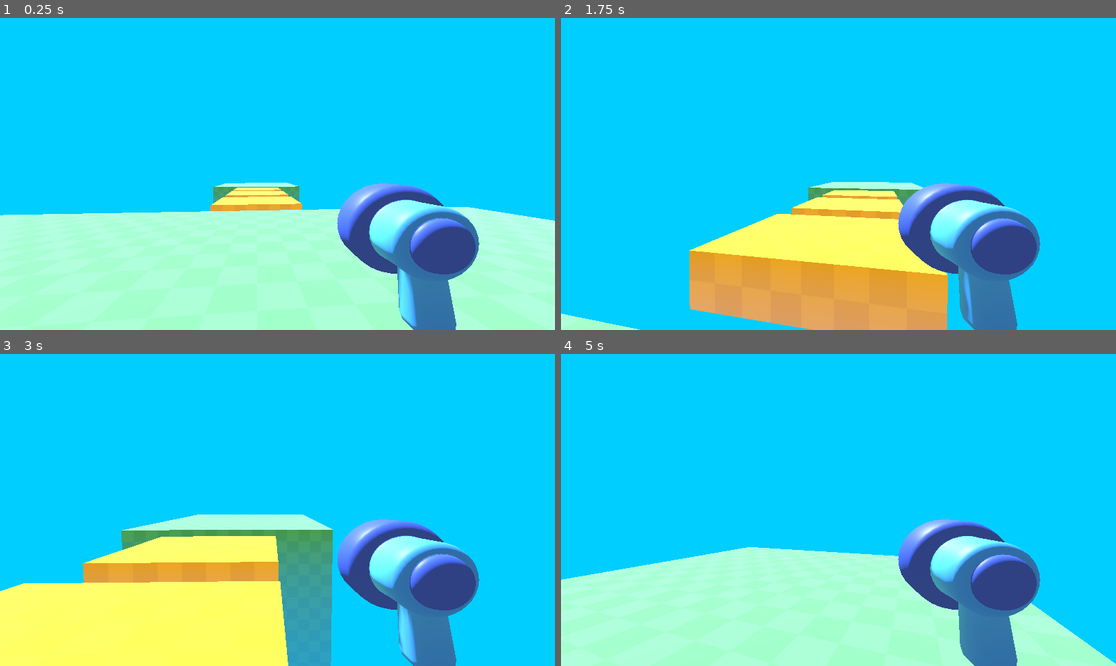
Above: before the commit, frames 1-4 (two rows, left to right).
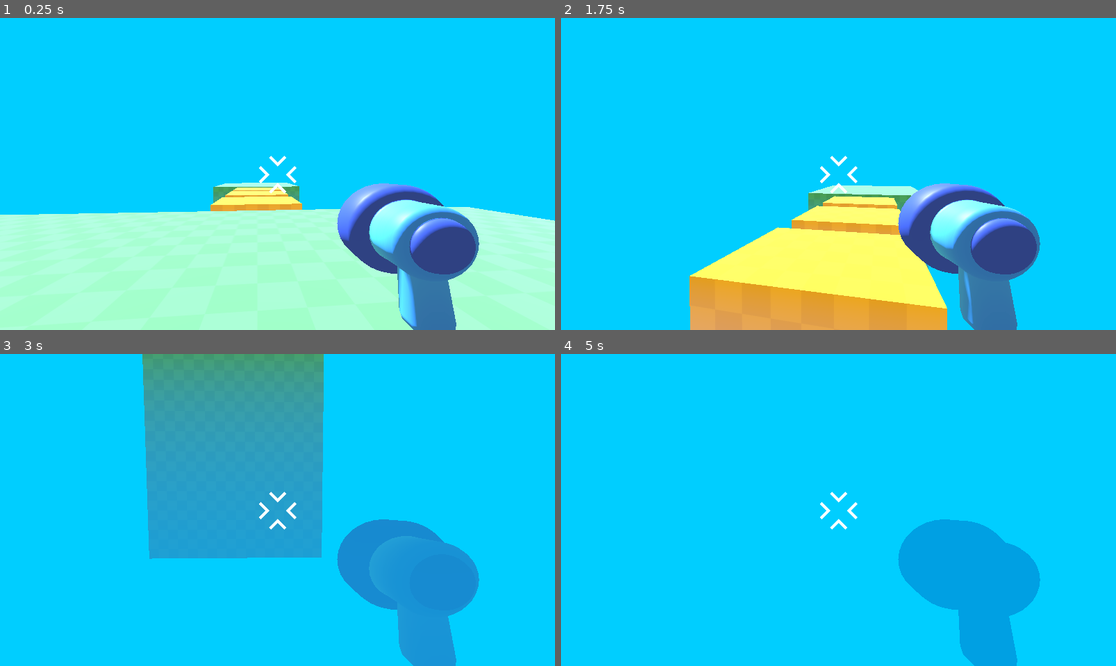
Above: after the commit, the same moments.

Repository: joao-enrique/fps-game
Game: Godot game, scene res://level/temporary_level.tscn
Two runs of this game, one before a commit and one after it. Both use one fixed random seed, a clock stepped at 60 frames per second and the inputs below. The project has no main scene, so this scene is started directly.
Inputs (mouse positions are in pixels of both pictures, inside the frame that each line leads up to):
- Up to frame 1 (0.25 s): no input
- Up to frame 2 (1.75 s): tap Enter at 0.5 s; move the mouse to (866, 174) at 0.52 s; hold Up (ui_up) from 0.53 s (still down); tap Space (jump, bound only after the commit) at 0.6, 0.77, 1.07, 1.35, 1.52 s; move the mouse to (810, 174) at 1.27 s
- Up to frame 3 (3 s): keep holding Up (ui_up); tap Space (jump, bound only after the commit) at 1.82, 2.1, 2.85 s; move the mouse to (288, 503) at 2.02 s; move the mouse to (271, 516) at 2.77 s
- Up to frame 4 (5 s): keep holding Up (ui_up); tap Space (jump, bound only after the commit) at 3.02, 3.32, 3.6, 3.77, 4.07, 4.35, 4.52, 4.82 s; move the mouse to (877, 513) at 3.52 s; move the mouse to (794, 506) at 4.27 s

The runs differ from the first frame. In frame 1, 0.2% of the frame differs, in the area x 0-100%, y 44-66%; in frame 2, 13%; in frame 3, 48%, in the area x 0-87%, y 0-100%; in frame 4, 33%.

Commit message:
💾Feat: add Jump and aim in player

Diff:
--- a/player/player.tscn
+++ b/player/player.tscn
@@ -1,7 +1,8 @@
-[gd_scene load_steps=5 format=3 uid="uid://cj32i2643s1hn"]
+[gd_scene load_steps=6 format=3 uid="uid://cj32i2643s1hn"]
 
 [ext_resource type="Script" path="res://scripts/player.gd" id="1_iskx4"]
 [ext_resource type="PackedScene" uid="uid://chjrhhjvxun3r" path="res://player/simple_gun/gun_model.glb" id="1_qmmhr"]
+[ext_resource type="Texture2D" uid="uid://cuyh8hew637ju" path="res://player/reticle.png" id="3_jgoks"]
 
 [sub_resource type="CapsuleShape3D" id="CapsuleShape3D_ut1j1"]
 
@@ -23,3 +24,18 @@
 [node name="MeshInstance3D" type="MeshInstance3D" parent="."]
 transform = Transform3D(1, 0, 0, 0, 1, 0, 0, 0, 1, 0, 1, 0)
 mesh = SubResource("CapsuleMesh_4gjnb")
+
+[node name="Reticle" type="TextureRect" parent="."]
+anchors_preset = 8
+anchor_left = 0.5
+anchor_top = 0.5
+anchor_right = 0.5
+anchor_bottom = 0.5
+offset_left = -42.0
+offset_top = -41.0
+offset_right = 112.0
+offset_bottom = 113.0
+grow_horizontal = 2
+grow_vertical = 2
+scale = Vector2(0.551, 0.551)
+texture = ExtResource("3_jgoks")
--- a/project.godot
+++ b/project.godot
@@ -44,6 +44,11 @@
 , Object(InputEventKey,"resource_local_to_scene":false,"resource_name":"","device":-1,"window_id":0,"alt_pressed":false,"shift_pressed":false,"ctrl_pressed":false,"meta_pressed":false,"pressed":false,"keycode":0,"physical_keycode":83,"key_label":0,"unicode":115,"echo":false,"script":null)
 ]
 }
+jump={
+"deadzone": 0.5,
+"events": [Object(InputEventKey,"resource_local_to_scene":false,"resource_name":"","device":-1,"window_id":0,"alt_pressed":false,"shift_pressed":false,"ctrl_pressed":false,"meta_pressed":false,"pressed":false,"keycode":0,"physical_keycode":32,"key_label":0,"unicode":32,"echo":false,"script":null)
+]
+}
 
 [rendering]
 
--- a/scripts/player.gd
+++ b/scripts/player.gd
@@ -23,4 +23,10 @@
 	velocity.x = direction.x * SPEED
 	velocity.z = direction.z * SPEED
 
+	velocity.y -= 20.0 * delta
+	if Input.is_action_just_pressed("jump") and is_on_floor():
+		velocity.y = 10.0
+	elif Input.is_action_just_released("jump") and velocity.y > 0.0:
+		velocity.y = 0.0
+
 	move_and_slide()
